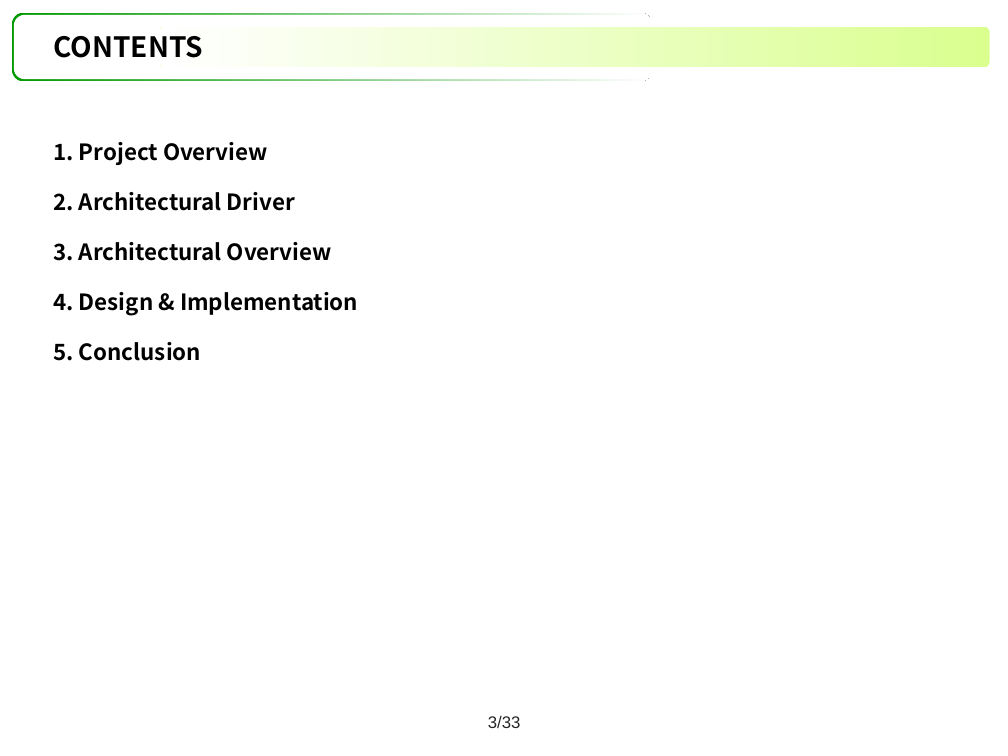
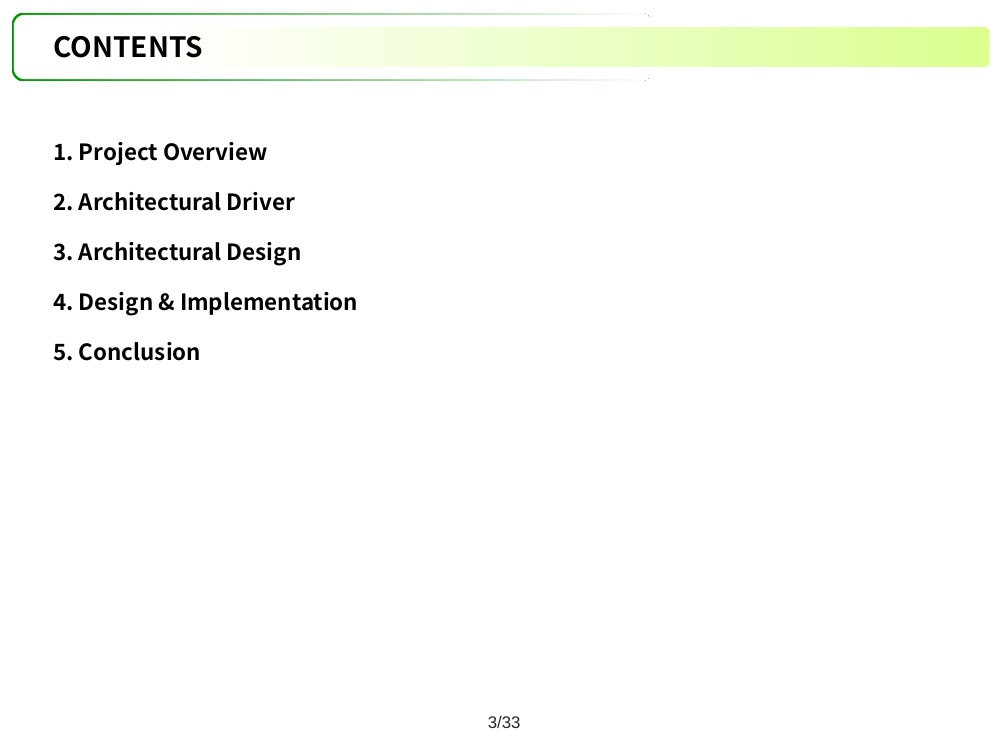
Before and after one commit to youkkwon/smarthome, a slide deck: slide 3 of doc/Docs/IoT System Final Presentation_06271447.pptx. Drawn at 1008x756 pixels with LibreOffice and Linux fonts; fonts in the diff are those of the drawing. Boxes give left, top, right and bottom in pixels: in the first picture for what was removed or moved away, otherwise in the second. Text is boxed around its words. In the diff, an @@ line names an element or a change of style, - is before the commit and + after.

```diff
--- a/doc/Docs/IoT System Final Presentation_06271447.pptx
+++ b/doc/Docs/IoT System Final Presentation_06271447.pptx
@@ text at [54, 242, 301, 265]: text changed @@
-  3. Architectural Overview
+  3. Architectural Design
```
Also in this commit, not shown: 4 other slides changed.
